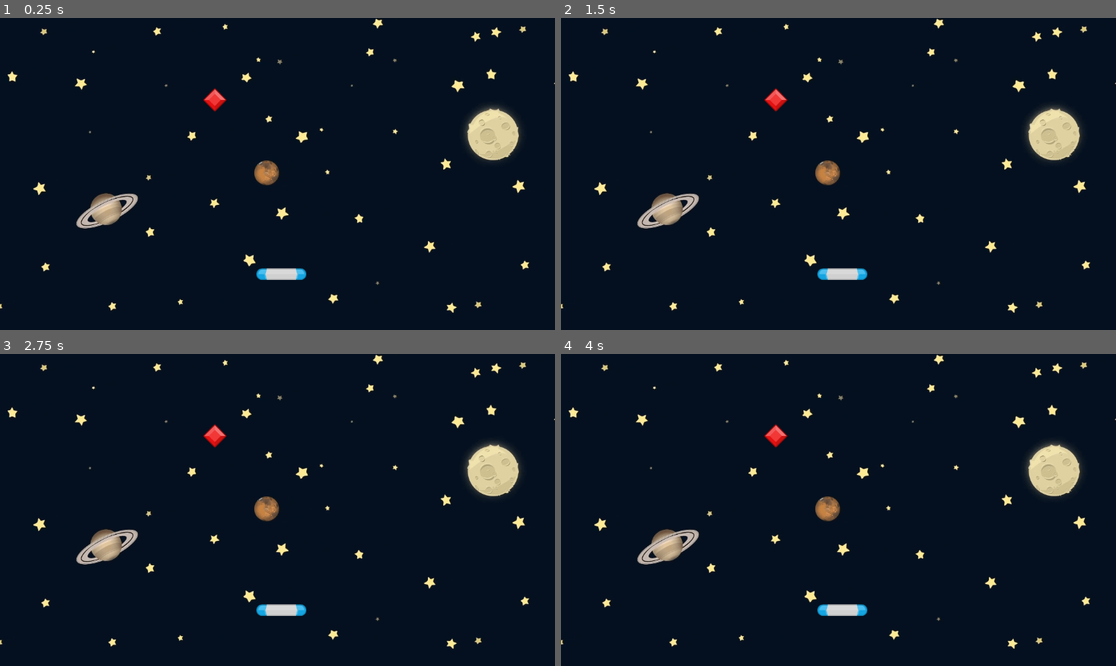
Above: before the commit, frames 1-4 (two rows, left to right).
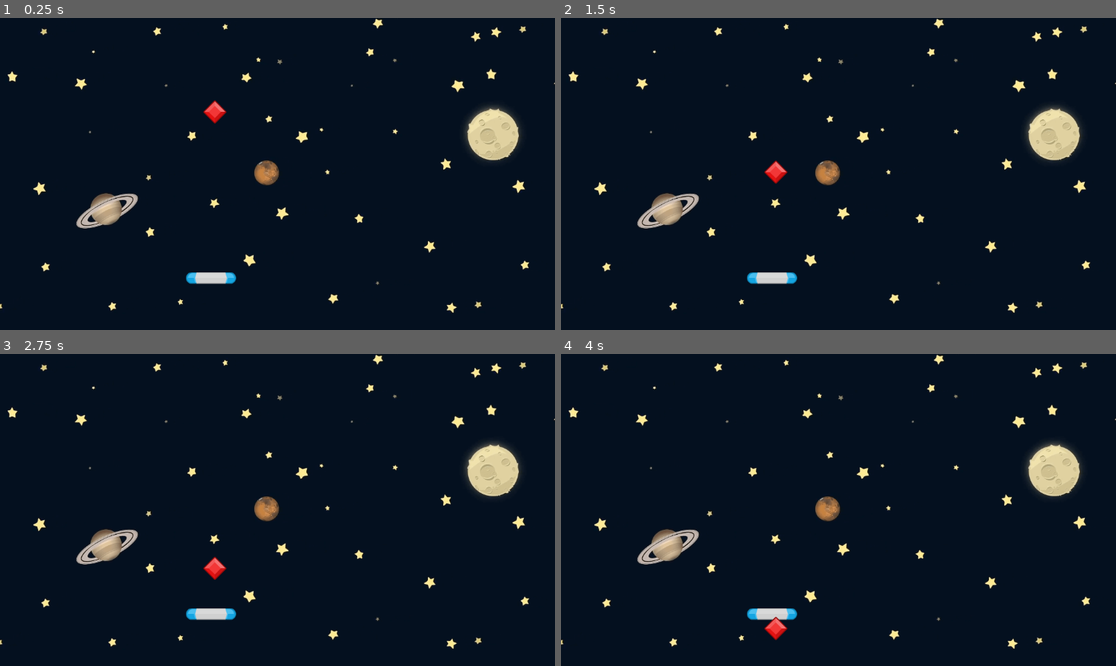
Above: after the commit, the same moments.

Repository: gobuPerez/introduccion-godot
Game: Godot game, scene res://Scenes/Game.tscn
The game is run twice, just before and just after one commit, with the same random seed, the same clock (stepped at 60 frames per second) and the same inputs.
Inputs:
- Up to frame 1 (0.25 s): no input
- Up to frame 2 (1.5 s): no input
- Up to frame 3 (2.75 s): no input
- Up to frame 4 (4 s): no input

The runs differ from the first frame. In frame 1, 1.0% of the frame differs, in the area x 33-56%, y 22-86%; in frame 2, 1.0%; in frame 3, 1.0%; in frame 4, 1.0%.

Commit message:
Continuacion del curso

Diff:
--- a/GemCatcher/Scenes/Game.tscn
+++ b/GemCatcher/Scenes/Game.tscn
@@ -14,7 +14,7 @@
 offset = Vector2(-2797.51, -429.378)
 
 [node name="Paddle" parent="." instance=ExtResource("2_gl6un")]
-position = Vector2(584, 532)
+position = Vector2(438, 540)
 
 [node name="Gem" parent="." instance=ExtResource("3_j5yw3")]
 position = Vector2(446, 170)
--- a/GemCatcher/Scenes/Gem.tscn
+++ b/GemCatcher/Scenes/Gem.tscn
@@ -1,10 +1,12 @@
-[gd_scene load_steps=3 format=3 uid="uid://c2eqpaehovtso"]
+[gd_scene load_steps=4 format=3 uid="uid://c2eqpaehovtso"]
 
 [ext_resource type="Texture2D" uid="uid://bk4frl0i5cp7u" path="res://assets/element_red_diamond.png" id="1_klo45"]
+[ext_resource type="Script" uid="uid://ctrenl7bm2obq" path="res://Scripts/Gem.gd" id="1_ope6i"]
 
 [sub_resource type="RectangleShape2D" id="RectangleShape2D_ope6i"]
 
 [node name="Gem" type="Area2D"]
+script = ExtResource("1_ope6i")
 
 [node name="Sprite2D" type="Sprite2D" parent="."]
 texture = ExtResource("1_klo45")
--- a/GemCatcher/Scenes/Test/Test.tscn
+++ /dev/null
@@ -1,15 +0,0 @@
-[gd_scene load_steps=3 format=3 uid="uid://d12r5avf16y4w"]
-
-[ext_resource type="Texture2D" uid="uid://brkaug4opdyy5" path="res://icon.svg" id="1_dr6pc"]
-[ext_resource type="Script" uid="uid://b21ku7pabuus2" path="res://Test.gd" id="1_wjuvt"]
-
-[node name="Test" type="Node2D"]
-script = ExtResource("1_wjuvt")
-
-[node name="Icon" type="Sprite2D" parent="."]
-position = Vector2(167, 197)
-texture = ExtResource("1_dr6pc")
-
-[node name="Icon2" type="Sprite2D" parent="."]
-position = Vector2(557, 355)
-texture = ExtResource("1_dr6pc")
--- /dev/null
+++ b/GemCatcher/Scripts/Gem.gd
@@ -0,0 +1,15 @@
+extends Area2D
+
+const SPEED: float = 100.0
+# Called when the node enters the scene tree for the first time.
+func _ready() -> void:
+	pass # Replace with function body.
+
+# Called every frame. 'delta' is the elapsed time since the previous frame.
+func _process(delta: float) -> void:
+	position.y += (SPEED * delta)
+
+	if position.y > get_viewport_rect().end.y: # si la posicion esta por debajo del limite inferior de la pantalla
+		print("La gema alcanza el limite inferior de la pantalla.")
+		set_process(false)
+		queue_free()
Not shown, added: GemCatcher/Scripts/Gem.gd.uid
Not shown, changed: README.md
